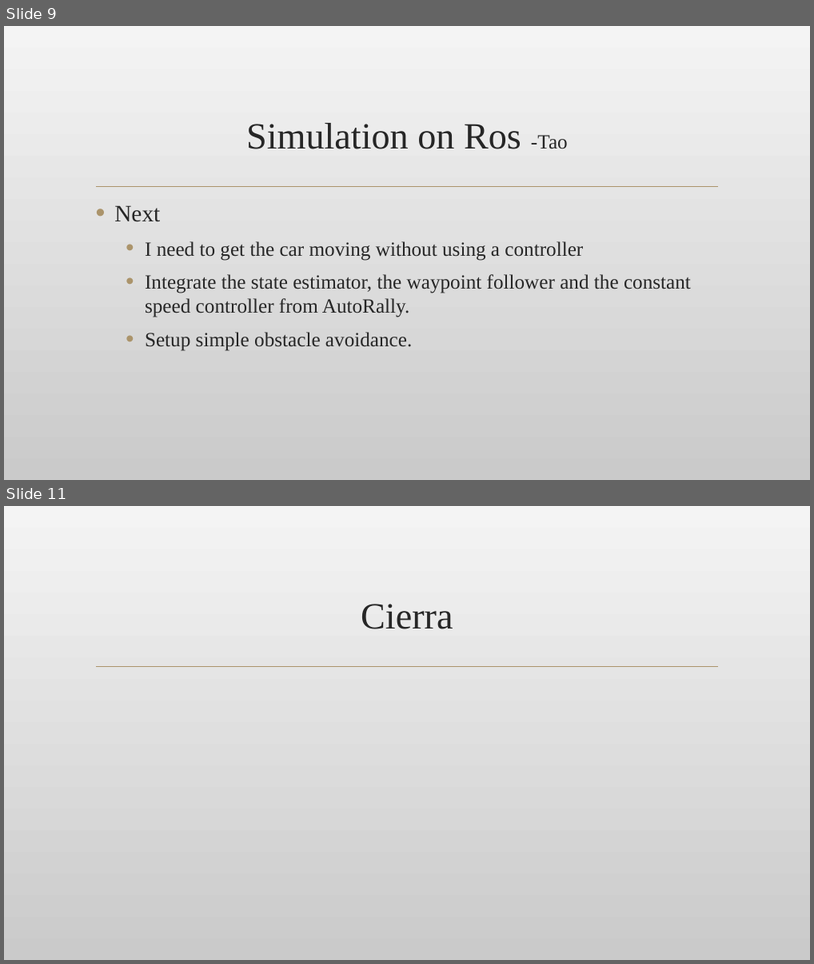
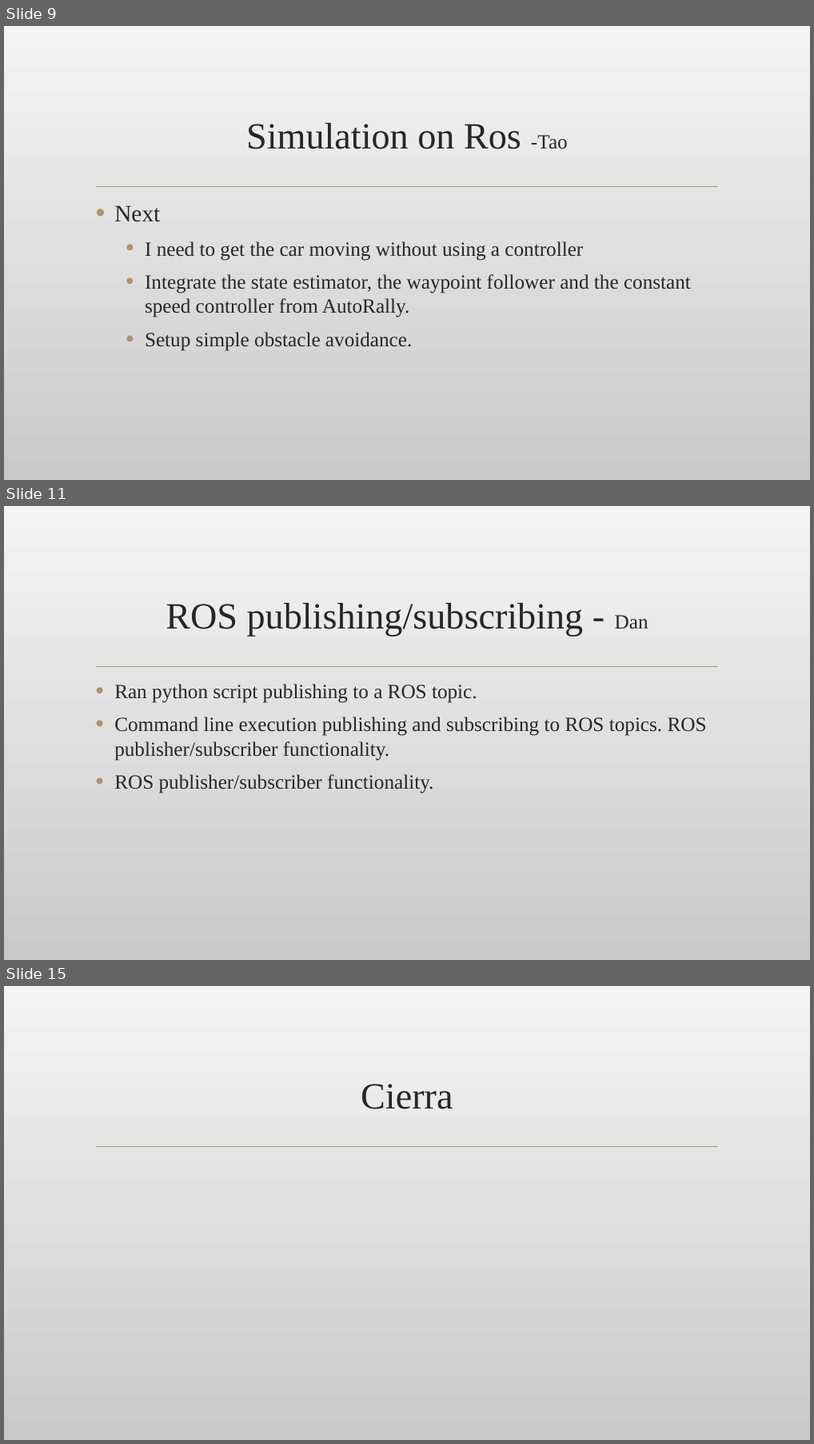
Before and after one commit to TaoChenOSU/ARC, a slide deck: winter_prog/Winter_Progress_Report.pptx. Shown one above the other, each under a label of ours: slides 9 and 11 before the commit, slides 9, 11 and 15 after it; the slides between them are not shown. The pictures are 814x964 and 814x1444 pixels, drawn with LibreOffice and Linux fonts; fonts in the diff are those of the drawing; background and template pictures are left out. Boxes give left, top, right and bottom in pixels: in the first picture for what was removed or moved away, otherwise in the second. Text is boxed around its words. In the diff, an @@ line names an element or a change of style, - is before the commit and + after.

```diff
--- a/winter_prog/Winter_Progress_Report.pptx
+++ b/winter_prog/Winter_Progress_Report.pptx
@@ slide 11 added at [4, 506, 810, 960], background picture (left out); not listed: 1 template element that a slide beside it also shows @@
@@ title added at [166, 603, 649, 636], 44 pt, text #262626 @@
+ROS publishing/subscribing - Dan
@@ text added at [114, 684, 707, 793], 24 pt, text #262626 @@
+• Ran python script publishing to a ROS topic.
+• Command line execution publishing and subscribing to ROS topics. ROS publisher/subscriber functionality.
+• ROS publisher/subscriber functionality.
@@ what was slide 11 is now slide 15 @@
```
Also in this commit, not shown: 4 other slides added, 1 slide removed.
